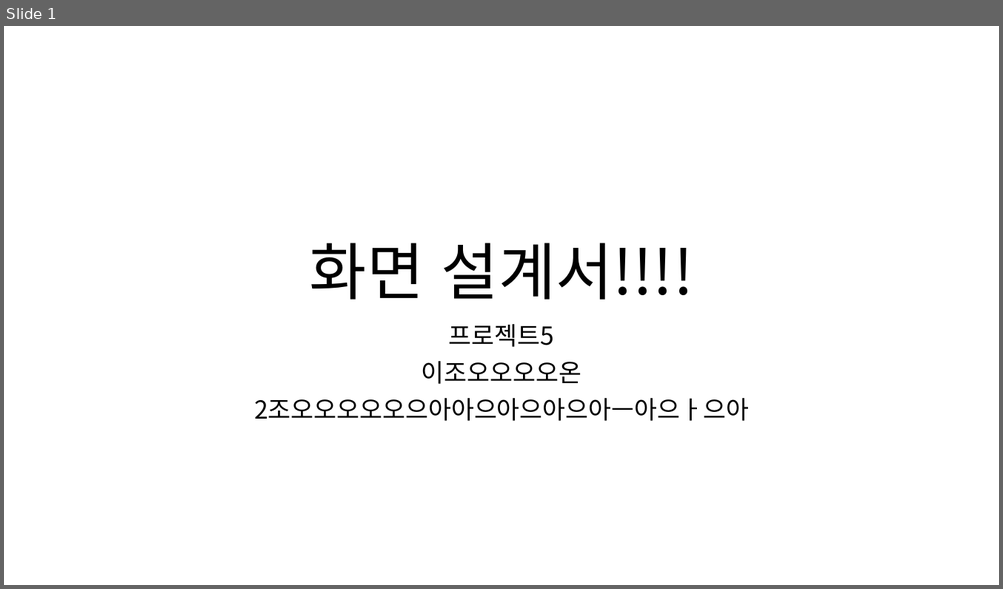
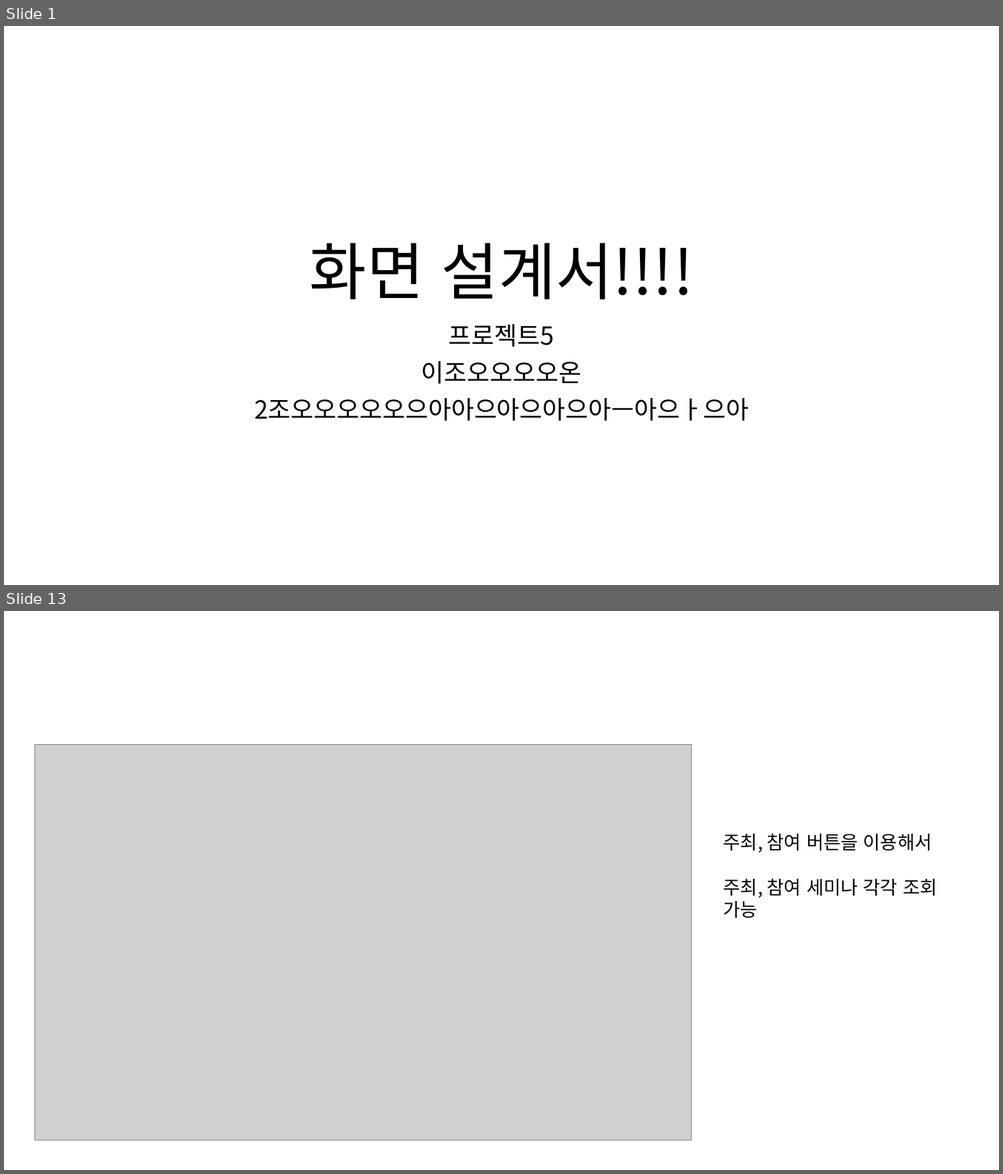
Before and after one commit to ezenteam2/e-Zone, a slide deck: 0 발표용 파워포인트/0417 3차발표/0417 project05 - 파워포인트 - 형준.pptx. Shown one above the other, each under a label of ours: slide 1 before the commit, slides 1 and 13 after it; the slides between them are not shown. The pictures are 1003x589 and 1003x1174 pixels, drawn with LibreOffice and Linux fonts; fonts in the diff are those of the drawing; grey boxes stand for pictures. Boxes give left, top, right and bottom in pixels: in the first picture for what was removed or moved away, otherwise in the second. Text is boxed around its words. In the diff, an @@ line names an element or a change of style, - is before the commit and + after.

```diff
--- a/0 발표용 파워포인트/0417 3차발표/0417 project05 - 파워포인트 - 형준.pptx
+++ b/0 발표용 파워포인트/0417 3차발표/0417 project05 - 파워포인트 - 형준.pptx
@@ slide 13 added at (4, 611, 999, 1170), background #FFFFFF @@
@@ picture added at (34, 744, 691, 1141) @@
@@ text added at (723, 834, 936, 918), 18 pt, text #000000 @@
+주최, 참여 버튼을 이용해서
+주최, 참여 세미나 각각 조회 가능
```
Also in this commit, not shown: 13 other slides added, 1 other file.
